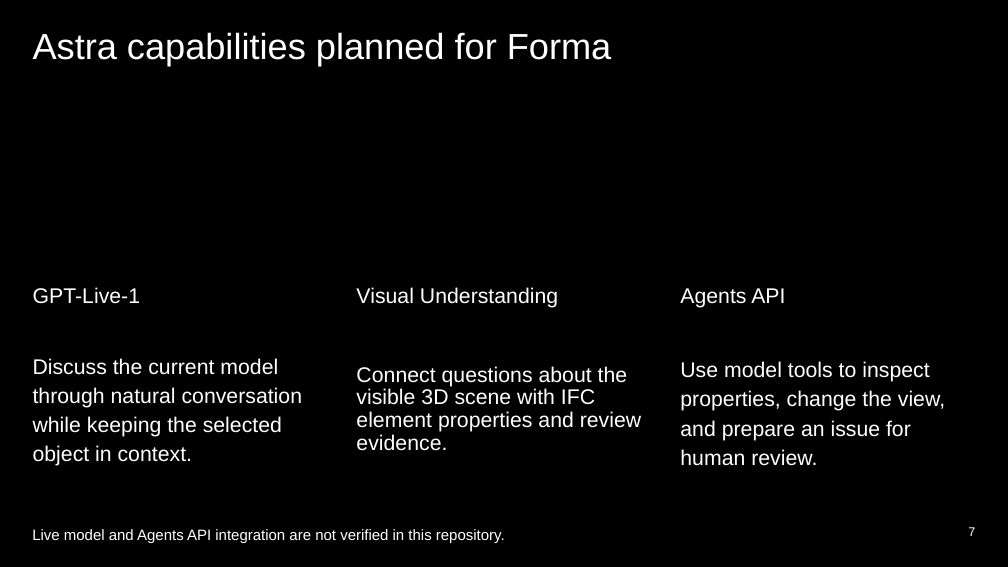
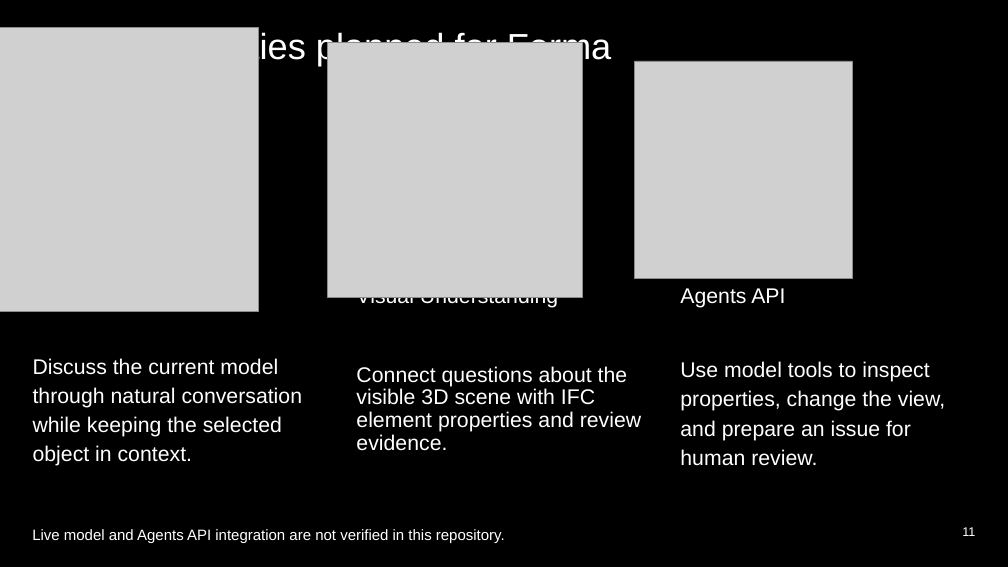
Before and after one commit to chuongmep/hackathon-openai-astra, a slide deck: slide 11 of assets/Forma-Project-Demo.pptx (slide 7 before the commit). Drawn at 1008x567 pixels with LibreOffice and Linux fonts; fonts in the diff are those of the drawing; grey boxes stand for pictures. Boxes give left, top, right and bottom in pixels: in the first picture for what was removed or moved away, otherwise in the second. Text is boxed around its words. In the diff, an @@ line names an element or a change of style, - is before the commit and + after.

```diff
--- a/assets/Forma-Project-Demo.pptx
+++ b/assets/Forma-Project-Demo.pptx
@@ picture added at box(0, 28, 259, 312) @@
@@ picture added at box(327, 42, 582, 297) @@
@@ picture added at box(635, 61, 853, 279) @@
@@ page number at box(962, 527, 975, 536): text changed @@
-7
+11
```
Also in this commit, not shown: 6 other slides changed, 2 slides added, 8 other files.
